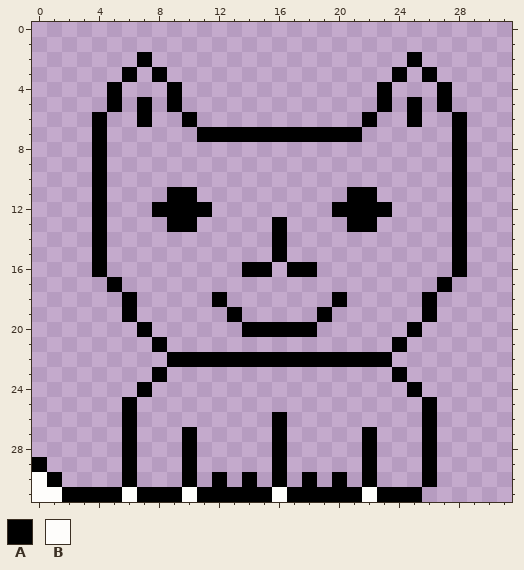
Edited in one commit: pixel-art sprite (images/sprite-sheet0.png). The picture above was drawn from the file before the commit.
The file is 32x32 pixels. Colours within 5 levels of each other are drawn and written as one.
Palette (. is transparent): A #000000  B #fefdfb
Pixels before, first column x 0:
 2 .......A.................A...
 3 ......A.A...............A.A..
 4 .....A...A.............A...A.
 5 .....A.A.A.............A.A.A.
 6 ....A..A..A...........A..A..A
 7 ....A......AAAAAAAAAAA......A
 8 ....A.......................A
 9 ....A.......................A
10 ....A.......................A
11 ....A....AA..........AA.....A
12 ....A...AAAA........AAAA....A
13 ....A....AA.....A....AA.....A
14 ....A...........A...........A
15 ....A...........A...........A
16 ....A.........AA.AA.........A
17 .....A.....................A.
18 ......A.....A.......A.....A..
19 ......A......A.....A......A..
20 .......A......AAAAA......A...
21 ........A...............A....
22 .........AAAAAAAAAAAAAAA.....
23 ........A...............A....
24 .......A.................A...
25 ......A...................A..
26 ......A.........A.........A..
27 ......A...A.....A.....A...A..
28 ......A...A.....A.....A...A..
29 A.....A...A.....A.....A...A..
30 BA....A...A.A.A.A.A.A.A...A..
31 BBAAAABAAABAAAAABAAAAABAAA...
After the commit:
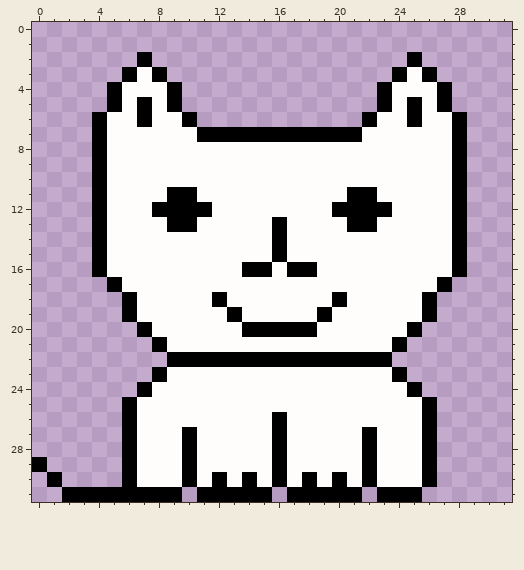
Edits made:
Colour A replaces colour B in row 31 at x 6.
Colour B is added in row 3 at x 7 and 25; in row 4 at x 6 to 8 and 24 to 26; in row 5 at x 6, 8, 24 and 26; in row 6 at x 5 to 6, 8 to 9, 23 to 24 and 26 to 27; in row 7 at x 5 to 10 and 22 to 27; in rows 8 to 10 at x 5 to 27.
Colour B is added in row 11 at x 5 to 8, 11 to 20 and 23 to 27; in row 12 at x 5 to 7, 12 to 19 and 24 to 27; in row 13 at x 5 to 8, 11 to 15, 17 to 20 and 23 to 27; in rows 14 to 15 at x 5 to 15 and 17 to 27; in row 16 at x 5 to 13, 16 and 19 to 27; in row 17 at x 6 to 26.
Colour B is added in row 18 at x 7 to 11, 13 to 19 and 21 to 25; in row 19 at x 7 to 12, 14 to 18 and 20 to 25; in row 20 at x 8 to 13 and 19 to 24; in row 21 at x 9 to 23; in row 23 at x 9 to 23; in row 24 at x 8 to 24.
Colour B is added in row 25 at x 7 to 25; in row 26 at x 7 to 15 and 17 to 25; in rows 27 to 29 at x 7 to 9, 11 to 15, 17 to 21 and 23 to 25; in row 30 at x 7 to 9, 11, 13, 15, 17, 19, 21 and 23 to 25.
The author cleared colour B in row 30 at x 0; in row 31 at x 0 to 1, 10, 16 and 22.
Pixel boxes of the changes (left, top, right, bottom) in both pictures:
changed: (107, 67, 452, 502)
erased: (32, 472, 62, 502)
